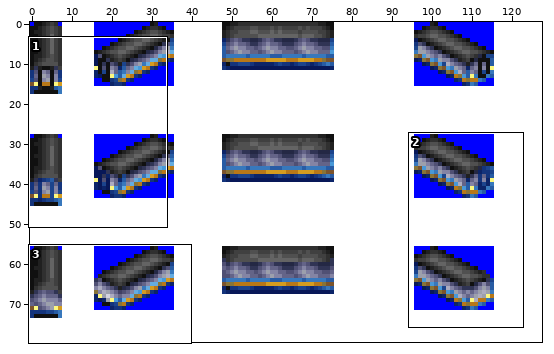
File history of a sprite sheet, src/mono_o.png. The picture above shows the old version from afar; the outline marks the close-up.
Close-up. First the earlier version:
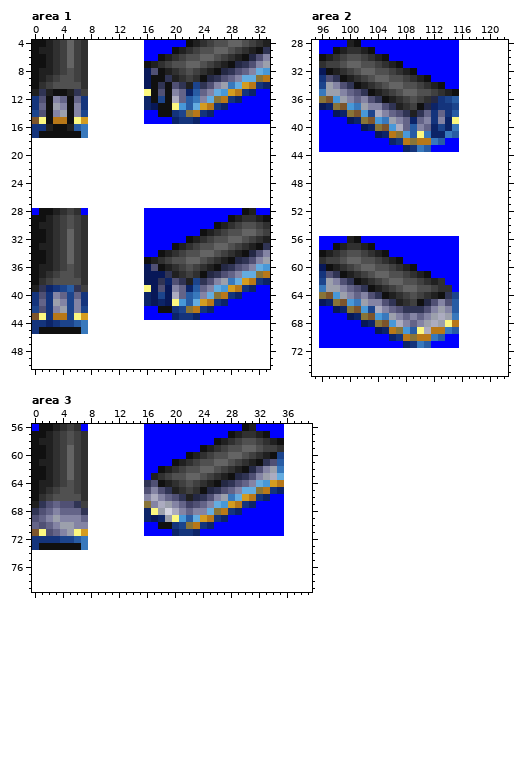
The file is 128x80 pixels. Shown: area 1: x 0..33, y 4..50; area 2: x 95..122, y 28..75; area 3: x 0..39, y 56..79. The commit also changed other parts of the picture, which this record leaves out.
Once edited:
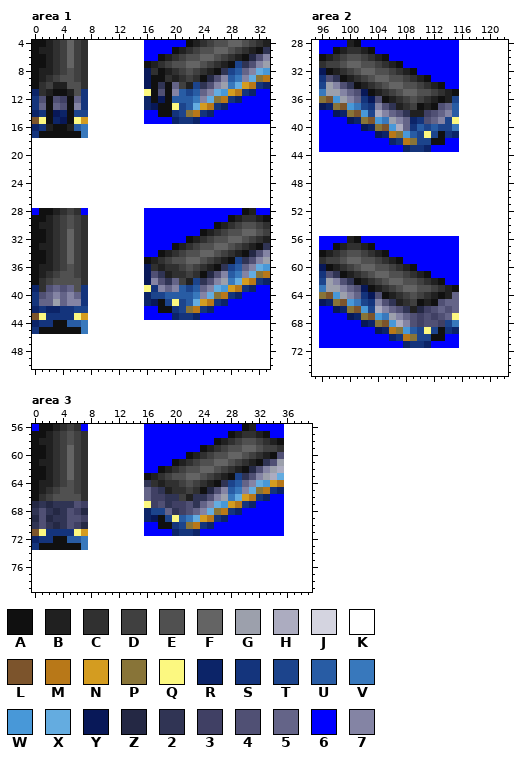
Palette (. is transparent): A #101010  B #202020  C #303030  D #404040  E #505050  F #646464  G #9ca0ac  H #acacc0  J #d4d4e0  K #ffffff  L #7c542c  M #b87818  N #d49c20  P #887438  Q #fcf880  R #0c2468  S #14347c  T #1c448c  U #285ca4  V #3878bc  W #4898d8  X #64ace0  Y #081858  Z #242844  2 #303454  3 #404064  4 #505074  5 #646488  6 #0000ff  7 #8484a4
What changed:
--- area 1
@@ x 0..33 @@
  6 AABCDFDCKKKKKKKK66ABCDEEFFEDCBAZ47
- 7 AABCDFDCKKKKKKKKABCDEEFFEDCBAZ247G
- 8 ABBCDEDCKKKKKKKKY4ABCDEDCBAZ2457XW
- 9 ABCDEEDCKKKKKKKKYAA2BCDCAZ2457XXPM
-10 ACDEEEECKKKKKKKKYA2A42BT247GVXNMSR
-11 B2BAAB2DKKKKKKKKQA4A75RU57XWNMSR66
-12 S4A75A5SKKKKKKKKRATAH5UV7XPMSR6666
-13 S5AG7A7SKKKKKKKKRYAAQWUXNMSR666666
-14 T4A7GA7TKKKKKKKK66AASTPMSR66666666
-15 LQAMMAQNKKKKKKKK6666RSSR6666666666
-16 SSBAABUVKKKKKKKKKKKKKKKKKKKKKKKKKK
+ 7 AABCDFDCKKKKKKKKABCDEEFFEDCBAT247G
+ 8 ABBCDEDCKKKKKKKKYCABCDEDCBA2TU57XW
+ 9 ABCDEEDCKKKKKKKKYAACBCDCAZ47UV7XPM
+10 ACDBBEECKKKKKKKKYA2A5DBT247GVXNMSR
+11 RCBAABESKKKKKKKKQA4A7UTU57XWNMSR66
+12 S4A43A5SKKKKKKKKRAYAUUUV7XPMSR6666
+13 S5A54A7SKKKKKKKKRYAAQTUXNMSR666666
+14 RSAYRATTKKKKKKKK66AASTPMSR66666666
+15 LQARYAQNKKKKKKKK6666RSSR6666666666
+16 RSBAABUVKKKKKKKKKKKKKKKKKKKKKKKKKK
 17 SAAAAAAVKKKKKKKKKKKKKKKKKKKKKKKKKK
@@ x 0..33 @@
 34 AABCDFDCKKKKKKKK66ABCDEEFFEDCBAZ47
-35 AABCDFDCKKKKKKKKABCDEEFFEDCBAZ247G
-36 ABBCDEDCKKKKKKKKY4ABCDEDCBAZ2457XW
-37 ABCDEEDCKKKKKKKKYYY2BCDCAZ2457XXPM
-38 ACDEEEECKKKKKKKKYY2R42BT247GVXNMSR
-39 B2RSTU2DKKKKKKKKQY4Y75RU57XWNMSR66
-40 S4S75T5SKKKKKKKKRYTYH5UV7XPMSR6666
-41 S5SG7T7SKKKKKKKKRYRYQWUXNMSR666666
-42 T4S7GT7TKKKKKKKK66AASTPMSR66666666
-43 LQSMMTQNKKKKKKKK6666RSSR6666666666
-44 SSRSTTUVKKKKKKKKKKKKKKKKKKKKKKKKKK
+35 AABCDFDCKKKKKKKKABCDEEFFEDCBAT247G
+36 ABBCDEDCKKKKKKKKYCBCCDEDCBA2TU57XW
+37 ABCDEEDCKKKKKKKKY42BCCDCAZ47UV7XPM
+38 ACDEEEECKKKKKKKKY7425DBT247GVXNMSR
+39 RC4545ESKKKKKKKKQS757UTU57XWNMSR66
+40 S457575SKKKKKKKKRTTUUUUV7XPMSR6666
+41 S55G577SKKKKKKKKRYATQTUXNMSR666666
+42 RSRRSSTTKKKKKKKK66AASTPMSR66666666
+43 LQSSSSQNKKKKKKKK6666RSSR6666666666
+44 RSSAAUUVKKKKKKKKKKKKKKKKKKKKKKKKKK
 45 SAAAAAAVKKKKKKKKKKKKKKKKKKKKKKKKKK
--- area 2
@@ x 100..117 @@
 34 2ABCDEFFEEDCBA66KK
-35 542ABCDEFFEEDCBAKK
-36 75742ABCDEDCZSTUKK
-37 WVG7742BCDAZRSSTKK
-38 PLWTH7542B25S5SUKK
-39 YRPLWVG75R57S7RQKK
-40 66YRPLWH5U75RTRVKK
-41 6666YRMPWUQVRRVUKK
-42 666666RSMPMMVU66KK
-43 66666666RSVU6666KK
+35 54YABCDEFFEEDCBAKK
+36 75SY4ABCDEDCBABTKK
+37 WVTS742BCDABA45UKK
+38 PLWTH7542BB3457UKK
+39 YRPLWVG75RS457TQKK
+40 66YRPLWH5SUTUTTVKK
+41 6666YRMPWUTQTASRKK
+42 666666RSMPTTAA66KK
+43 66666666RSSR6666KK
 44 KKKKKKKKKKKKKKKKKK
@@ x 100..117 @@
 61 BCDEFFEEDCBA6666KK
-62 2ABCDEFFEEDCBC66KK
-63 542ABCDEFFEEDCC6KK
-64 75742ABCDEDCBA2TKK
-65 WVG7742BCDAZ474UKK
-66 PLWTH75422247G7UKK
-67 YRPLWVG75757GHGVKK
-68 66YRPLWH757GHGQMKK
-69 6666YRMPWUQHMMVUKK
-70 666666RSMPMMVU66KK
-71 66666666RSVU6666KK
+62 2ABCDEFFEEDCBA66KK
+63 54YABCDEFFEEDCBAKK
+64 75SY4ABCDEDCBAB5KK
+65 WVTS742BCDABA455KK
+66 PLWTH7542BZ34545KK
+67 YRPLWVG75434345QKK
+68 66YRPLWH743443TVKK
+69 6666YRMPWUTQTASRKK
+70 666666RSMPTTAA66KK
+71 66666666RSSR6666KK
 72 KKKKKKKKKKKKKKKKKK
--- area 3
@@ x 0..39 @@
 59 AABCDFDCKKKKKKKK66666666ABCDEEFFEDDCKKKK
-60 AABCDFDCKKKKKKKK666666ABCDEEFFEDCBATKKKK
-61 ABBCDFDCKKKKKKKK6666ABCDEEFFEDCBA24UKKKK
-62 AABCDFDCKKKKKKKK66ABCDEEFFEDCBAZ47GVKKKK
-63 AABCDFDCKKKKKKKK6BCDEEFFEDCBAZ247GHXKKKK
-64 ABBCDEDCKKKKKKKK24ABCDEDCBAZ2457XWNMKKKK
-65 ABCDEEDCKKKKKKKK4742BCDCAZ2457XXPMSRKKKK
-66 ACDEEEECKKKKKKKK7H7542BZ247GVXNMSR66KKKK
-67 B245442DKKKKKKKKP7HG753457XWNMSR6666KKKK
-68 24575552KKKKKKKKRQGJH7577XPMSR666666KKKK
-69 457G7775KKKKKKKKRYRGQWUXNMSR66666666KKKK
-70 5457GG77KKKKKKKK66AASTPMSR6666666666KKKK
-71 LQ457GQNKKKKKKKK6666RSSR666666666666KKKK
-72 SSSSTTUVKKKKKKKKKKKKKKKKKKKKKKKKKKKKKKKK
+60 AABCDFDCKKKKKKKK666666ABCDEEFFEDCBA4KKKK
+61 ABBCDFDCKKKKKKKK6666ABCDEEFFEDCBA24GKKKK
+62 AABCDFDCKKKKKKKK66ABCDEEFFEDCBAZ47GHKKKK
+63 AABCDFDCKKKKKKKKABCDEEFFEDCBAT247GHXKKKK
+64 ABBCDEDCKKKKKKKK2CBCCDEDCBA2TU57XWNMKKKK
+65 ABCDEEDCKKKKKKKK532BCCDCAZ47UV7XPMSRKKKK
+66 ACDEEEECKKKKKKKK53322DB2247GVXNMSR66KKKK
+67 Z2Z22243KKKKKKKKQ342334257XWNMSR6666KKKK
+68 242Z243ZKKKKKKKKRTT523457XPMSR666666KKKK
+69 Z4Z22443KKKKKKKKRYATQUVXNMSR66666666KKKK
+70 242Z243ZKKKKKKKK66AASTPMSR6666666666KKKK
+71 LQSSSSQNKKKKKKKK6666RSSR666666666666KKKK
+72 RSSAAUUVKKKKKKKKKKKKKKKKKKKKKKKKKKKKKKKK
 73 SAAAAAAVKKKKKKKKKKKKKKKKKKKKKKKKKKKKKKKK
